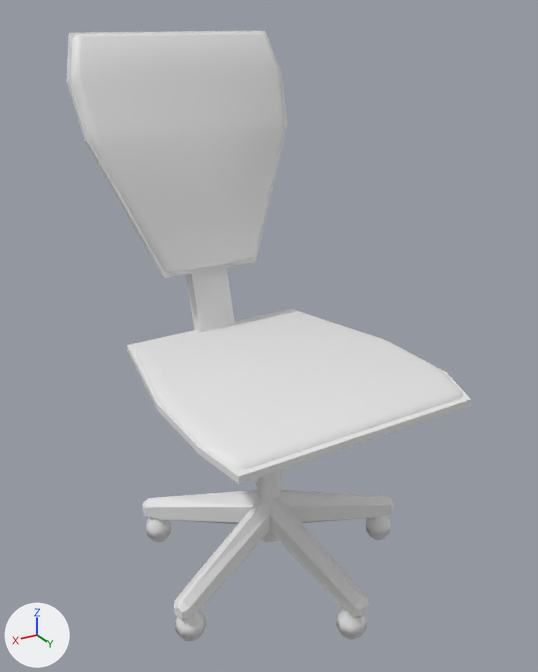
Two versions of the Blender file Assets/Models/Blender/OfficeChair.blend, one commit apart.
Both versions are drawn from a 50 mm lens placed at (0.643, 1.07, 1.055), pointed at (-0.018, -0.031, 0.504). Arrows for +X, +Y and +Z are at lower left; the lights stay in place.

In view in the first picture: 'ChairCylinder', 'ChairSeat', 'ChairSeat.001', 'ChairSeat.002', 'CheirFeet'.
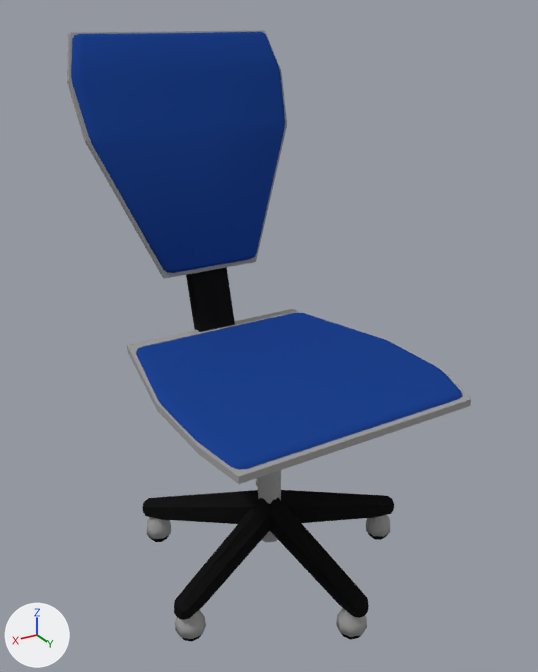
Diff of the bpy script that builds the scene:
```diff
--- a/Assets/Models/Blender/OfficeChair.blend.py
+++ b/Assets/Models/Blender/OfficeChair.blend.py
@@ mat_black1 @@
+mat_black1 = diffuse_material('Black1')
+mat_black1.base_color = (0.00902, 0.00902, 0.00902)  # black #181818
@@ mat_gray1 @@
+mat_gray1 = diffuse_material('Gray1')
+mat_gray1.base_color = (0.334, 0.334, 0.334)  # grey #9c9c9c
@@ mat_blue1 @@
+mat_blue1 = diffuse_material('Blue1')
+mat_blue1.base_color = (0.0128, 0.0549, 0.281)  # blue #1e4290
@@ me_cylinder_003 @@
 me_cylinder_003.from_pydata(...)  # 16 vertices, 11 faces; spans x 0.0..0.129, y -0.218..-0.124, z 0.587..1.028
+me_cylinder_003.materials.append(mat_blue1)  # blue #1e4290
@@ me_cylinder_002 @@
 me_cylinder_002.from_pydata(...)  # 60 vertices, 43 faces; spans x 0.0..0.144, y -0.221..0.17, z 0.42..1.027
 # used by ob_chairseat_001; location = (0.0, 0.0, 0.0); scale = (1.7, 1.7, 1.0)
+# me_cylinder_002 part 1: all 32 faces centred in x 0.026..0.144, y -0.219..0.17, z 0.435..1.025 switch from no material to mat_gray1 (grey #9c9c9c)
+# me_cylinder_002 part 2: all 11 faces centred in x 0.008..0.024, y -0.197..0.037, z 0.42..0.88 switch from no material to mat_black1 (black #181818)
@@ me_cylinder_001 @@
 me_cylinder_001.from_pydata(...)  # 16 vertices, 11 faces; spans x 0.0..0.141, y -0.112..0.165, z 0.44..0.48
+me_cylinder_001.materials.append(mat_blue1)  # blue #1e4290
@@ me_cylinder @@
 me_cylinder.from_pydata(...)  # 16 vertices, 8 faces; spans x -0.014..0.014, y -0.014..0.014, z 0.075..0.435
+me_cylinder.materials.append(mat_gray1)  # grey #9c9c9c
@@ me_cube_001 @@
 me_cube_001.from_pydata(...)  # 114 vertices, 106 faces; spans x -0.152..0.019, y -0.247..0.011, z 0.005..0.18
 # used by ob_cheirfeet; location = (0.0, 0.0, 0.0)
+# me_cube_001 part 3: 81 of the faces centred in x -0.149..-0.103, y -0.245..-0.194, z 0.006..0.113 switch from no material to mat_black1 (black #181818)
+# me_cube_001 part 4: 8 of the faces centred in x -0.075..-0.041, y -0.111..-0.091, z 0.082..0.149 switch from no material to mat_black1 (black #181818)
+# me_cube_001 part 5: 9 of the faces centred in x -0.15..-0.1, y -0.241..-0.192, z 0.028..0.039 switch from no material to mat_gray1 (grey #9c9c9c)
+# me_cube_001 part 6: 8 of the faces centred in x -0.142..-0.108, y -0.234..-0.199, z 0.062 switch from no material to mat_gray1 (grey #9c9c9c)
```

Changed parts and their boxes (x1, y1, x2, y2) in the pictures (538 x 672 px):
'ChairSeat.002', recoloured (grey to blue)
    both: (71, 32, 285, 273)
'ChairSeat', recoloured (white to blue)
    both: (136, 312, 462, 470)
'ChairCylinder', recoloured
    both: (258, 470, 281, 542)
part 1 of me_cylinder_002, recoloured (white to grey)
    both: (67, 31, 471, 484)
part 2 of me_cylinder_002, recoloured (grey to black)
    both: (186, 267, 235, 332)
part 3 of me_cube_001, recoloured (grey to black)
    both: (142, 495, 394, 642)
part 4 of me_cube_001, recoloured (grey to black)
    both: (161, 490, 376, 606)
part 5 of me_cube_001, recoloured
    both: (147, 478, 390, 639)
part 6 of me_cube_001, recoloured
    both: (147, 515, 390, 629)
